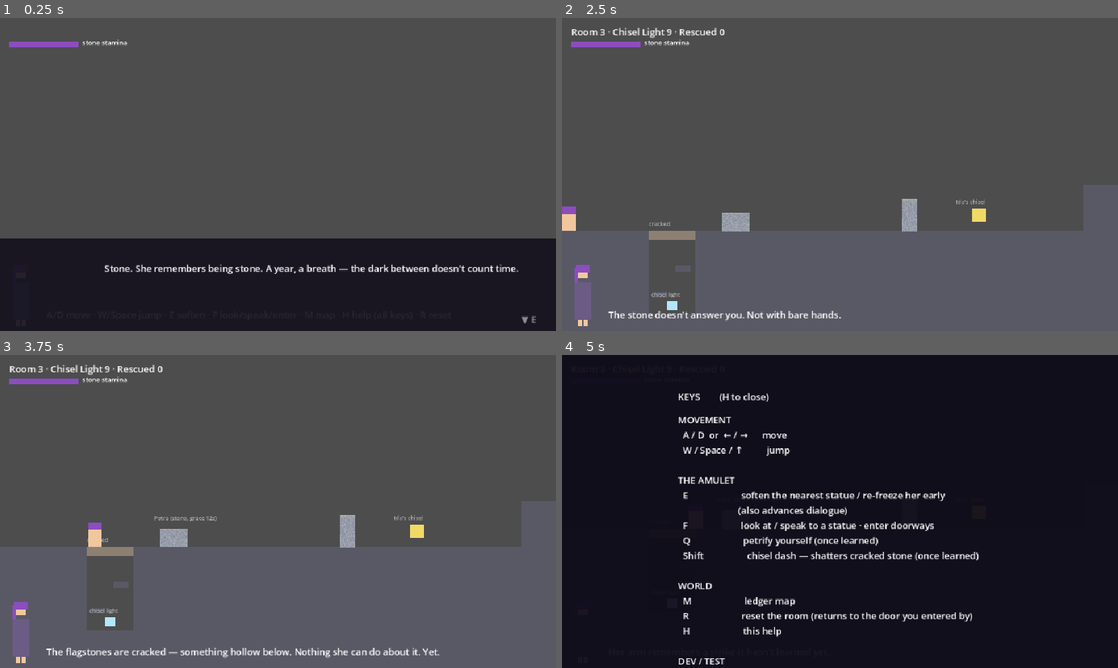
Above: before the commit, frames 1-4 (two rows, left to right).
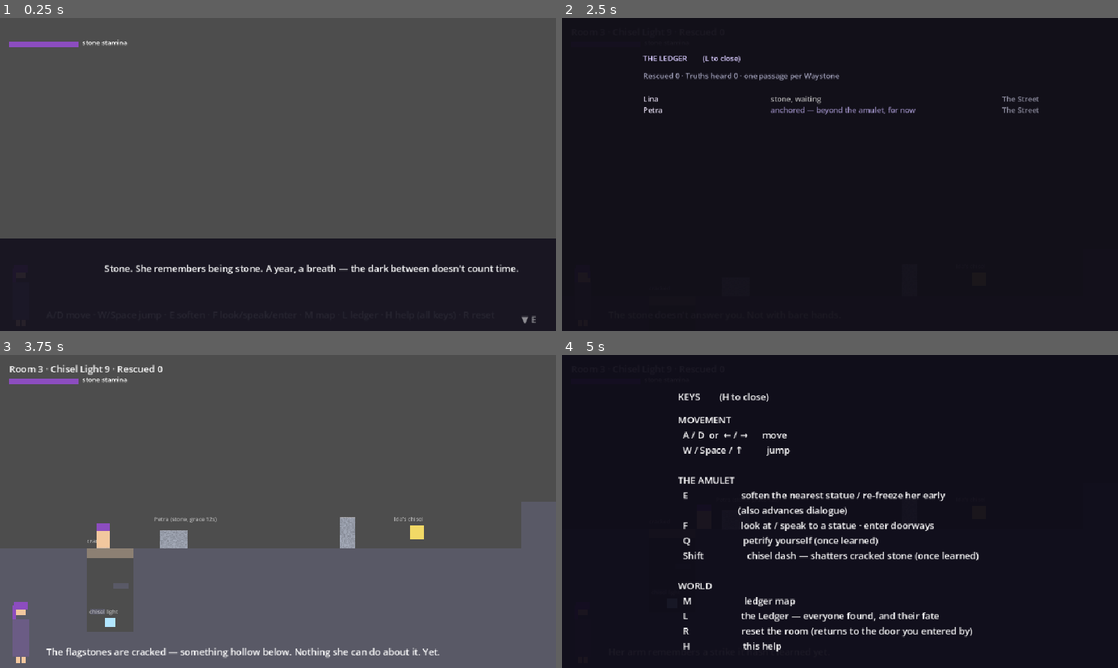
Above: after the commit, the same moments.

Repository: News664/Petr-Platformer
Game: Godot game, scene res://main.tscn
The game is run twice, just before and just after one commit, with the same random seed, the same clock (stepped at 60 frames per second) and the same inputs.
Inputs:
- Up to frame 1 (0.25 s): no input
- Up to frame 2 (2.5 s): tap Enter at 0.5 s; hold D (move_right) 0.53-2.03 s; tap Shift (dash) at 0.6 s; tap W (jump) at 0.77, 1.07, 1.52, 1.82 s; tap Q (petrify) at 0.8, 1.35 s; tap E (soften) at 1.55 s; hold A (move_left) from 2.03 s (still down); hold E (soften) from 2.03 s (still down); tap L (ledger, bound only after the commit) at 2.3 s
- Up to frame 3 (3.75 s): release A (move_left) at 2.78 s; release E (soften) at 2.78 s; hold D (move_right) from 2.78 s (still down); tap L (ledger, bound only after the commit) at 2.85 s; tap W (jump) at 3.02, 3.05, 3.32 s; hold W (jump) from 3.53 s (still down)
- Up to frame 4 (5 s): tap Shift (dash) at 3.8, 4.35 s; tap H (help) at 4.15 s; release D (move_right) at 4.28 s; release W (jump) at 4.28 s; hold A (move_left) from 4.28 s (still down); tap W (jump) at 4.52, 4.82 s; tap Q (petrify) at 4.55 s; tap M (map) at 4.9 s

The runs differ from the first frame. In frame 2, 100% of the frame differs, in the area x 0-100%, y 0-100%; in frame 3, 1.0%; in frame 4, 1.4%.

Commit message:
Sunken Baths slice, silt siren, Soften II, the Ledger, playtest checklist
Open the Baths behind a dashable grate in the Square's drowned stair:
Drowned Vestibule (anchored Nerissa, the singing heard first), the
Long Soak (one Waystone, two kneelers — rescue Witness #2 Ottilie or
Casta, the other opens the sunken sluice-plate; siren intro), the
Cisterns (Brigid crosses the basin floor to a drowned Waystone while
the player hops planks; drop the loose block on the mid-basin siren
first), and the Deep Sanctuary granting Soften II — soften window and
Grace are now tier-driven (8s/12 -> 25s/40) via globals helpers.

siren.gd: the song lures only softened NPCs (stone is deaf); killed by
a Chisel Dash or a heavy falling stone. NPC follow supports a lure
target with a one-time bark.

Add the Ledger overlay (L): every discovered person with status (safe /
anchored / waiting / 'I promised.' once met), witness stars, location,
and Rescued/Truths counters; rows gated by visited rooms. Map gains the
Baths row; help/README updated. docs/PLAYTEST_CHECKLIST.md consolidates
all untested features from rounds 8-10.

Co-Authored-By: Claude Fable 5 <noreply@anthropic.com>
Claude-Session: https://claude.ai/code/session_011V3pnfjeuUBpne29pX5SGL

Diff:
--- a/game/scripts/dialogue.gd
+++ b/game/scripts/dialogue.gd
@@ -22,6 +22,10 @@
 			"hair": Color(0.9, 0.9, 0.92), "dress": Color(0.25, 0.25, 0.45)},
 	"sableth": {"name": "Sableth", "skin": Color(0.85, 0.68, 0.55),
 			"hair": Color(0.5, 0.5, 0.52), "dress": Color(0.5, 0.32, 0.25)},
+	"nerissa": {"name": "Nerissa", "skin": Color(0.87, 0.7, 0.58),
+			"hair": Color(0.15, 0.2, 0.22), "dress": Color(0.28, 0.42, 0.45)},
+	"ottilie": {"name": "Ottilie", "skin": Color(0.9, 0.74, 0.62),
+			"hair": Color(0.68, 0.55, 0.35), "dress": Color(0.35, 0.55, 0.55)},
 	"narrator": {},
 }
 
--- a/game/scripts/globals.gd
+++ b/game/scripts/globals.gd
@@ -17,6 +17,16 @@
 
 func say(text: String) -> void:
 	message.emit(text)
+
+
+func soften_window() -> float:
+	# seconds per single soften at the current tier
+	return 25.0 if seen.get("soften2", false) else 8.0
+
+
+func grace_max() -> float:
+	# total soften seconds per person at the current tier
+	return 40.0 if seen.get("soften2", false) else 12.0
 
 
 func save_state(current_room: int) -> void:
--- a/game/scripts/help.gd
+++ b/game/scripts/help.gd
@@ -15,6 +15,7 @@
 
 WORLD
   M                      ledger map
+  L                      the Ledger — everyone found, and their fate
   R                      reset the room (returns to the door you entered by)
   H                      this help
 
--- /dev/null
+++ b/game/scripts/ledger.gd
@@ -0,0 +1,105 @@
+class_name LedgerOverlay
+extends CanvasLayer
+# The Rescue Ledger (L): every petrified person Amethyst has found, where
+# she left them, and what became of them. Quest log, 100% tracker, and
+# the emotional core in one screen. Rows appear once their room is visited.
+
+const PEOPLE := [
+	{"name": "Lina", "where": "The Street", "room": 3, "kind": ""},
+	{"name": "Petra", "where": "The Street", "room": 3, "kind": "anchored"},
+	{"name": "Marla", "where": "The Well Yard", "room": 4, "kind": ""},
+	{"name": "Sena", "where": "The Well Yard", "room": 4, "kind": ""},
+	{"name": "Odile", "where": "The Sanctuary Steps", "room": 5, "kind": ""},
+	{"name": "Sister Aldith", "where": "The Sanctuary Steps", "room": 5, "kind": "anchored"},
+	{"name": "a dancer", "where": "The Square", "room": 6, "kind": "anchored"},
+	{"name": "two sisters", "where": "The Square", "room": 6, "kind": "anchored"},
+	{"name": "the mercer", "where": "The Square", "room": 6, "kind": "anchored"},
+	{"name": "Brona", "where": "Gate Terraces", "room": 9, "kind": ""},
+	{"name": "the surveyor", "where": "Gate Terraces", "room": 9, "kind": "anchored"},
+	{"name": "Hetta", "where": "The Crane Yard", "room": 10, "kind": ""},
+	{"name": "Vess", "where": "The Cut", "room": 11, "kind": ""},
+	{"name": "the digger twins", "where": "The Cut", "room": 11, "kind": "anchored"},
+	{"name": "Rutta", "where": "The Haul Road", "room": 17, "kind": ""},
+	{"name": "Sableth", "where": "Colossus Shelf", "room": 21, "kind": "witness"},
+	{"name": "Nerissa", "where": "Drowned Vestibule", "room": 23, "kind": "anchored"},
+	{"name": "Ottilie", "where": "The Long Soak", "room": 24, "kind": "witness"},
+	{"name": "Casta", "where": "The Long Soak", "room": 24, "kind": ""},
+	{"name": "Brigid", "where": "The Cisterns", "room": 25, "kind": ""},
+	{"name": "Maud", "where": "Deep Sanctuary", "room": 26, "kind": ""},
+]
+
+var open := false
+
+var _rows: Control = null
+
+
+func _ready() -> void:
+	layer = 9
+	process_mode = Node.PROCESS_MODE_ALWAYS
+	visible = false
+	var bg := ColorRect.new()
+	bg.color = Color(0.06, 0.05, 0.09, 0.95)
+	bg.size = Vector2(960, 540)
+	add_child(bg)
+	_rows = Control.new()
+	add_child(_rows)
+
+
+func toggle() -> void:
+	if open:
+		open = false
+		visible = false
+		get_tree().paused = false
+		return
+	open = true
+	_redraw()
+	visible = true
+	get_tree().paused = true
+
+
+func _unhandled_input(event: InputEvent) -> void:
+	if open and event.is_action_pressed("ledger"):
+		get_viewport().set_input_as_handled()
+		toggle()
+
+
+func _status_of(person: Dictionary) -> Array:
+	# returns [text, color]
+	if G.seen.get("resc_" + str(person.name), false):
+		if person.kind == "witness":
+			return ["safe in the Village · her truth is told", Color(0.75, 0.95, 0.75)]
+		return ["safe in the Village", Color(0.75, 0.95, 0.75)]
+	if person.kind == "anchored":
+		return ["anchored — beyond the amulet, for now", Color(0.6, 0.55, 0.75)]
+	if G.seen.get("met_" + str(person.name), false):
+		return ["stone, waiting. I promised.", Color(0.9, 0.85, 0.7)]
+	return ["stone, waiting", Color(0.7, 0.7, 0.7)]
+
+
+func _redraw() -> void:
+	for child in _rows.get_children():
+		child.queue_free()
+	_line(Vector2(140, 60), "THE LEDGER        (L to close)", Color(0.85, 0.8, 1.0))
+	_line(Vector2(140, 90), "Rescued %d · Truths heard %d · one passage per Waystone"
+			% [G.rescued, G.truths], Color(0.65, 0.65, 0.75))
+	var y := 130.0
+	for person in PEOPLE:
+		if not G.visited.get(int(person.room), false):
+			continue
+		var status: Array = _status_of(person)
+		var name_text: String = str(person.name)
+		if person.kind == "witness":
+			name_text += " ✶"
+		_line(Vector2(140, y), name_text, Color(0.95, 0.92, 1.0))
+		_line(Vector2(360, y), str(status[0]), status[1])
+		_line(Vector2(760, y), str(person.where), Color(0.55, 0.55, 0.62))
+		y += 19.0
+
+
+func _line(pos: Vector2, text: String, color: Color) -> void:
+	var label := Label.new()
+	label.text = text
+	label.position = pos
+	label.modulate = color
+	label.scale = Vector2(0.8, 0.8)
+	_rows.add_child(label)
--- a/game/scripts/level.gd
+++ b/game/scripts/level.gd
@@ -13,6 +13,7 @@
 var _plate_door: StaticBody2D = null
 var _door_closed_pos := Vector2.ZERO
 var _door_open := false
+var _grate: Area2D = null  # the Square's baths grate, dashed open
 
 
 func _init(room_index: int, entry_id := "default") -> void:
@@ -65,6 +66,14 @@
 			_build_colossus_shelf()
 		22:
 			_build_quarry_sanctuary()
+		23:
+			_build_drowned_vestibule()
+		24:
+			_build_long_soak()
+		25:
+			_build_cisterns()
+		26:
+			_build_deep_sanctuary()
 		_:
 			_build_sample_palace()
 
@@ -220,6 +229,14 @@
 
 
 func _physics_process(_delta: float) -> void:
+	if _grate != null and is_instance_valid(_grate) and player != null \
+			and player.is_dashing() and _grate.overlaps_body(player):
+		_grate = null
+		G.seen["baths_open"] = true
+		G.say("The grate shatters — the black water roars away down the stair. "
+				+ "The Sunken Baths lie open.")
+		_goto_room(6, "gate")
+		return
 	if _plate_door == null:
 		return
 	var pressed := false
@@ -537,9 +554,18 @@
 	# Tower, east the sealed Quarry gate, and the flooded Baths stair.
 	Util.block(self, Rect2(0, 480, 900, 240))       # plaza, west of the stair
 	Util.block(self, Rect2(980, 480, 300, 240))     # plaza, east of the stair
-	# the drowned stair: shallow enough to stand up and climb back out
+	# the drowned stair: shallow enough to stand up and climb back out.
+	# Once the grate below is dashed open, the water drains and the stair
+	# descends into the Sunken Baths.
 	Util.block(self, Rect2(900, 516, 80, 204))
-	_make_water(Rect2(900, 496, 80, 20))
+	if G.seen.get("baths_open", false):
+		_make_door(Rect2(920, 456, 40, 60), "baths ↓", 23, "top")
+	elif G.seen.get("chisel_dash", false):
+		_grate = Util.area(self, Rect2(900, 476, 80, 40), Color(0.3, 0.4, 0.45, 0.6))
+		Util.label(_grate, Vector2(-40, -40), "cracked grate")
+		_make_water(Rect2(900, 496, 80, 20))
+	else:
+		_make_water(Rect2(900, 496, 80, 20))
 	Util.block(self, Rect2(0, 320, 160, 16))        # raised entry from the Steps
 	Util.block(self, Rect2(160, 380, 60, 12))
 	Util.block(self, Rect2(230, 424, 60, 12))       # high enough to walk under
@@ -590,7 +616,8 @@
 			G.say("The stair to the Sunken Baths drowns in black water. Not yet.")
 	)
 	_spawn_player({"default": Vector2(300, 460), "ledge": Vector2(80, 300),
-			"tower": Vector2(120, 460), "gate": Vector2(1180, 460)})
+			"tower": Vector2(120, 460), "gate": Vector2(1180, 460),
+			"stair": Vector2(850, 460)})
 	player.petrify_enabled = false
 	player.push_enabled = G.seen.get("masons_grip", false)
 	player.dash_enabled = G.seen.get("chisel_dash", false)
@@ -1070,6 +1097,196 @@
 	player.dash_enabled = G.seen.get("chisel_dash", false)
 
 
+# ------------------------------------------ room 23: drowned vestibule
+func _build_drowned_vestibule() -> void:
+	G.say("— The Sunken Baths: Drowned Vestibule —")
+	Util.block(self, Rect2(0, 300, 220, 16))        # entry ledge from the stair
+	Util.block(self, Rect2(260, 420, 40, 12))       # steps back up
+	Util.block(self, Rect2(180, 364, 40, 12))
+	Util.block(self, Rect2(0, 480, 1280, 240))      # hall floor
+	Util.block(self, Rect2(400, 560, 300, 160))     # pool basin
+	_make_water(Rect2(400, 500, 300, 60))
+	Util.block(self, Rect2(400, 520, 24, 40))       # in-pool escape shelves
+	Util.block(self, Rect2(676, 520, 24, 40))
+	_make_chisel_mote(Vector2(550, 532))            # drowned light
+	for x in [340, 760, 1060]:
+		var mosaic := Util.make_sprite(Vector2(120, 8), Color(0.3, 0.5, 0.5))
+		mosaic.position = Vector2(x, 477)
+		add_child(mosaic)
+	var nerissa := _make_npc(Vector2(900, 464), "kneeler", "Nerissa")
+	nerissa.anchored = true
+	nerissa.char_id = "nerissa"
+	nerissa.stone_lines = [
+		"Nerissa the doorkeeper, kneeling at her post with the bath-keys fanned "
+				+ "out like a hand of cards. Anchored.",
+		"Amethyst: \"Still on duty. Of course you are.\"",
+	]
+	_make_door(Rect2(0, 220, 24, 80), "square ↑", 6, "stair")
+	_make_door(Rect2(1256, 400, 24, 80), "the long soak →", 24, "west")
+	_spawn_player({"default": Vector2(60, 280), "top": Vector2(60, 280),
+			"east": Vector2(1180, 460)})
+	player.petrify_enabled = false
+	player.push_enabled = G.seen.get("masons_grip", false)
+	player.dash_enabled = G.seen.get("chisel_dash", false)
+	_skit_once("b_enter", [
+		{"who": "narrator", "text": "The Sunken Baths. Verdigris and black water, "
+				+ "candles drowned in their sconces. Somewhere below, faint and "
+				+ "wet, something is singing."},
+		{"who": "ame", "text": "The softened follow my light. Whatever that is — "
+				+ "they'd follow it too. Careful, now."},
+	])
+
+
+# ---------------------------------------------- room 24: the long soak
+func _build_long_soak() -> void:
+	G.say("— The Sunken Baths: The Long Soak —")
+	# the valve choice: one Waystone, two kneelers — rescue one, the other
+	# opens the sluice. The siren's song only takes the *softened*.
+	Util.block(self, Rect2(0, 480, 300, 240))       # west ground
+	Util.block(self, Rect2(300, 600, 600, 120))     # pool basin
+	_make_water(Rect2(300, 500, 600, 100))
+	Util.block(self, Rect2(300, 520, 24, 40))       # west in-pool shelf
+	Util.block(self, Rect2(852, 496, 24, 24))       # east shelf at the waterline
+	Util.block(self, Rect2(900, 480, 380, 240))     # east ground
+	_make_plate_and_door(Vector2(350, 600), Vector2(1000, 480))
+	_make_waystone(Vector2(150, 480))
+	var ottilie := _make_npc(Vector2(220, 464), "kneeler", "Ottilie")
+	if ottilie:
+		ottilie.char_id = "ottilie"
+		ottilie.stone_lines = [
+			"Ottilie the bath-mistress, kneeling to test water that will never "
+					+ "warm again.",
+			"Amethyst: \"She ran this whole house. She'd know what happened here.\"",
+		]
+		ottilie.soft_lines = ["Ottilie murmurs: \"...the water knew... it knew first...\""]
+		ottilie.was_rescued.connect(func(_npc: StatueNPC) -> void:
+			G.truths += 1
+			_skit_once("witness_ottilie", [
+				{"who": "ottilie", "text": "Truth? The water knew first. The fish "
+						+ "turned to pebbles a full day before the wave."},
+				{"who": "ottilie", "text": "We sent word to the Sanctuary. The "
+						+ "Sanctuary sent back one line: *pray, and do not look "
+						+ "at the water.*"},
+				{"who": "narrator", "text": "Witness testimony recorded (2 of 6)."},
+			])
+		)
+	var casta := _make_npc(Vector2(270, 464), "kneeler", "Casta")
+	if casta:
+		casta.stone_lines = [
+			"Casta the towel-girl, kneeling at the pool lip, forever about to dive.",
+			"Amethyst: \"The sluice-plate is right under her. The stone won't "
+					+ "hear the song — only the softened do.\"",
+		]
+	var siren := Siren.new()
+	siren.position = Vector2(700, 470)
+	add_child(siren)
+	_make_door(Rect2(0, 400, 24, 80), "", 23, "east")
+	_make_door(Rect2(1256, 400, 24, 80), "cisterns →", 25, "west")
+	_spawn_player({"default": Vector2(60, 460), "west": Vector2(60, 460),
+			"east": Vector2(1180, 460)})
+	player.petrify_enabled = false
+	player.push_enabled = G.seen.get("masons_grip", false)
+	player.dash_enabled = G.seen.get("chisel_dash", false)
+
+
+# ------------------------------------------------ room 25: the cisterns
+func _build_cisterns() -> void:
+	G.say("— The Sunken Baths: The Cisterns —")
+	# the drowned Waystone: Brigid must cross the basin floor while Amethyst
+	# hops the maintenance planks above — and the siren mid-basin will steal
+	# her unless a stone is dropped on the song first
+	Util.block(self, Rect2(0, 480, 200, 240))       # west ground
+	Util.block(self, Rect2(200, 620, 800, 100))     # basin floor
+	_make_water(Rect2(200, 496, 800, 124))
+	Util.block(self, Rect2(200, 496, 24, 40))       # in-basin escape shelves
+	Util.block(self, Rect2(976, 496, 24, 40))
+	Util.block(self, Rect2(1000, 480, 280, 240))    # east ground
+	Util.block(self, Rect2(260, 420, 60, 14))       # maintenance planks
+	Util.block(self, Rect2(420, 380, 60, 14))
+	Util.block(self, Rect2(580, 340, 60, 14))
+	Util.block(self, Rect2(740, 380, 60, 14))
+	Util.block(self, Rect2(900, 440, 60, 14))
+	Util.crate(self, Vector2(600, 326), Vector2(40, 40), 14.0, Color(0.55, 0.5, 0.42))
+	Util.label(self, Vector2(560, 292), "loose block")
+	var siren := Siren.new()
+	siren.position = Vector2(640, 560)
+	add_child(siren)
+	var brigid := _make_npc(Vector2(120, 452), "runner", "Brigid")
+	if brigid:
+		brigid.stone_lines = [
+			"Brigid the water-carrier, frozen mid-stride with yokes for two pails "
+					+ "that rolled away weeks ago.",
+			"Amethyst: \"The old Waystone at the basin's bottom still glows. "
+					+ "She could walk the floor to it — if nothing sings her aside.\"",
+		]
+		brigid.soft_lines = ["Brigid murmurs: \"...heavy... why is the water heavy...\""]
+	_make_waystone(Vector2(940, 600))
+	_make_door(Rect2(0, 400, 24, 80), "", 24, "east")
+	_make_door(Rect2(1256, 400, 24, 80), "deep sanctuary →", 26, "west")
+	_spawn_player({"default": Vector2(60, 460), "west": Vector2(60, 460),
+			"east": Vector2(1180, 460)})
+	player.petrify_enabled = false
+	player.push_enabled = G.seen.get("masons_grip", false)
+	player.dash_enabled = G.seen.get("chisel_dash", false)
+
+
+# ---------------------------------------- room 26: sanctuary of the deep
+func _build_deep_sanctuary() -> void:
+	G.say("— The Sanctuary of the Deep —")
+	Util.block(self, Rect2(0, 480, 1280, 240))
+	for x in [260, 460, 860, 1060]:
+		var col := Util.make_sprite(Vector2(30, 240), Color(0.32, 0.45, 0.45))
+		col.position = Vector2(x, 360)
+		add_child(col)
+	var lit: bool = G.seen.get("soften2", false)
+	for x in [540, 780]:
+		var brazier := Util.make_sprite(Vector2(20, 30),
+				Color(0.5, 0.95, 0.85) if lit else Color(0.3, 0.28, 0.34))
+		brazier.position = Vector2(x, 425)
+		add_child(brazier)
+	Util.block(self, Rect2(620, 440, 80, 40), Color(0.45, 0.6, 0.6))  # the altar
+	var altar := Util.area(self, Rect2(600, 400, 120, 40), Color(0, 0, 0, 0))
+	altar.body_entered.connect(func(body: Node) -> void:
+		if body is Player and not G.seen.get("soften2", false):
+			G.seen["soften2"] = true
+			G.save_state(room)
+			_skit_once("b_soften2", [
+				{"who": "narrator", "text": "A drowned mini-sanctuary, older than the "
+						+ "baths above it. The altar takes the amulet's measure — "
+						+ "and gives back more than it took."},
+				{"who": "narrator", "text": "SOFTEN II — half a minute of almost-back. "
+						+ "The window grows to 25 seconds; each person's grace "
+						+ "deepens to 40."},
+				{"who": "ame", "text": "Half a minute. Long enough to walk beside "
+						+ "someone. Long enough to almost forget what happens at "
+						+ "the end of it."},
+			])
+	)
+	var maud := _make_npc(Vector2(900, 452), "runner", "Maud")
+	if maud:
+		maud.stone_lines = [
+			"Maud the stoker, running with an armful of kindling for boilers "
+					+ "that went cold mid-breath.",
+			"Amethyst: \"A long walk to the Waystone. With half a minute — easy.\"",
+		]
+		maud.soft_lines = ["Maud murmurs: \"...the fires... who's minding the fires...\""]
+	_make_waystone(Vector2(1100, 480))
+	# the boiler gate: Mother Lye beyond (boss, next slice)
+	Util.block(self, Rect2(1240, 360, 40, 120), Color(0.3, 0.35, 0.35))
+	var gate := Util.area(self, Rect2(1216, 400, 24, 80), Color(0, 0, 0, 0))
+	gate.body_entered.connect(func(body: Node) -> void:
+		if body is Player and not G.seen.get("b_gate", false):
+			G.seen["b_gate"] = true
+			G.say("The boiler gate. Beyond it, Mother Lye's choir hums through "
+					+ "the wall. (Boss — next slice.)")
+	)
+	_make_door(Rect2(0, 400, 24, 80), "", 25, "east")
+	_spawn_player({"default": Vector2(60, 460), "west": Vector2(60, 460)})
+	player.petrify_enabled = false
+	player.push_enabled = G.seen.get("masons_grip", false)
+	player.dash_enabled = G.seen.get("chisel_dash", false)
+
+
 # ----------------------------------- room 12: sample — sunken baths idea
 func _build_sample_baths() -> void:
 	G.say("— Sample: Sunken Baths (statue as sunken valve) —")
--- a/game/scripts/main.gd
+++ b/game/scripts/main.gd
@@ -1,7 +1,7 @@
 extends Node2D
 # Bootstraps input, HUD, camera, and room switching.
 
-const MAX_ROOM := 22
+const MAX_ROOM := 26
 
 var current_room := 1
 var current_entry := "default"
@@ -9,6 +9,7 @@
 var camera: Camera2D = null
 var map: MapOverlay = null
 var help: HelpOverlay = null
+var ledger: LedgerOverlay = null
 
 var _msg_label: Label = null
 var _stats_label: Label = null
@@ -36,11 +37,13 @@
 	add_child(map)
 	help = HelpOverlay.new()
 	add_child(help)
+	ledger = LedgerOverlay.new()
+	add_child(ledger)
 	G.message.connect(_on_message)
 	var saved_room := G.load_state()
 	load_room(saved_room if saved_room > 0 else 3)
 	G.say("A/D move · W/Space jump · E soften · F look/speak/enter · "
-			+ "M map · H help (all keys) · R reset")
+			+ "M map · L ledger · H help (all keys) · R reset")
 
 
 func load_room(n: int, entry := "default") -> void:
@@ -77,14 +80,18 @@
 
 func _unhandled_input(event: InputEvent) -> void:
 	if event.is_action_pressed("map"):
-		if not G.dialogue.is_active() and not help.open:
+		if not G.dialogue.is_active() and not help.open and not ledger.open:
 			map.toggle(current_room)
 		return
 	if event.is_action_pressed("help"):
-		if not G.dialogue.is_active() and not map.open:
+		if not G.dialogue.is_active() and not map.open and not ledger.open:
 			help.toggle()
 		return
-	if map.open or help.open:
+	if event.is_action_pressed("ledger"):
+		if not G.dialogue.is_active() and not map.open and not help.open:
+			ledger.toggle()
+		return
+	if map.open or help.open or ledger.open:
 		return
 	if event.is_action_pressed("restart"):
 		# reset returns to the door the player originally entered by
@@ -193,6 +200,7 @@
 	_add_key_action("room_prev", [KEY_BRACKETLEFT])
 	_add_key_action("room_next", [KEY_BRACKETRIGHT])
 	_add_key_action("map", [KEY_M])
+	_add_key_action("ledger", [KEY_L])
 	_add_key_action("help", [KEY_H])
 	_add_key_action("debug_soften", [KEY_F1])
 	_add_key_action("new_game", [KEY_F2])
--- a/game/scripts/map.gd
+++ b/game/scripts/map.gd
@@ -27,12 +27,16 @@
 	20: {"rect": Rect2i(11, 0, 1, 1), "label": "Wisp\nGallery"},
 	21: {"rect": Rect2i(12, 0, 1, 1), "label": "Colossus\nShelf"},
 	22: {"rect": Rect2i(11, 1, 1, 1), "label": "Q Sanct."},
+	23: {"rect": Rect2i(5, 3, 1, 1), "label": "Vestibule"},
+	24: {"rect": Rect2i(6, 3, 1, 1), "label": "Long Soak"},
+	25: {"rect": Rect2i(7, 3, 2, 1), "label": "The Cisterns"},
+	26: {"rect": Rect2i(9, 3, 1, 1), "label": "Deep\nSanct."},
 	1: {"rect": Rect2i(0, 0, 1, 1), "label": "dev 1"},
 	2: {"rect": Rect2i(1, 0, 1, 1), "label": "dev 2"},
 }
 # unexplored neighbors: sealed major areas
 const STUBS := [
-	{"rect": Rect2i(5, 3, 2, 1), "label": "Baths (flooded)"},
+	{"rect": Rect2i(10, 3, 1, 1), "label": "Mother\nLye"},
 ]
 # hidden spaces: barely-there outlines, no label — the map keeps secrets
 const HIDDEN := [
@@ -53,7 +57,7 @@
 	bg.size = Vector2(960, 540)
 	add_child(bg)
 	var title := Label.new()
-	title.text = "LEDGER MAP — Petrified Village & The Quarry        (M to close)"
+	title.text = "MAP — Village · Quarry · Sunken Baths        (M to close)"
 	title.position = Vector2(150, 120)
 	add_child(title)
 	_grid = Control.new()
--- a/game/scripts/npc.gd
+++ b/game/scripts/npc.gd
@@ -10,8 +10,6 @@
 signal was_rescued(npc: StatueNPC)
 signal refrozen(npc: StatueNPC)
 
-const WINDOW := 8.0          # max seconds per single soften at Soften I
-const GRACE_MAX := 12.0      # total soften seconds per person at Soften I
 const CHISEL_COST := 1
 const FOLLOW_STOP := 34.0
 const GRAVITY := 980.0
@@ -21,7 +19,8 @@
 var char_id := ""  # dialogue portrait id; first inspect shows her petrified figure
 var soft := false
 var anchored := false  # curse-bound: cannot be softened at all (yet)
-var grace_left := GRACE_MAX
+var grace_left := 12.0  # set from the Soften tier in _ready
+var lure_target: Node2D = null  # a siren's song overrides the follow
 var walk_speed := 90.0
 var body_size := Vector2(26, 55)
 var stone_lines: Array[String] = []
@@ -37,6 +36,7 @@
 
 
 func _ready() -> void:
+	grace_left = G.grace_max()
 	if kind == "kneeler":
 		body_size = Vector2(48, 32)
 		walk_speed = 60.0
@@ -106,7 +106,7 @@
 		G.say("Not enough Chisel Light (need %d, have %d)." % [CHISEL_COST, G.chisel])
 		return
 	G.chisel -= CHISEL_COST
-	var dur := minf(WINDOW, grace_left)
+	var dur := minf(G.soften_window(), grace_left)
 	if G.debug_soften:
 		dur = 60.0
 	soft = true
@@ -121,6 +121,7 @@
 
 func _refreeze() -> void:
 	soft = false
+	lure_target = null
 	_soften_timer = 0.0
 	_sprite.self_modulate.a = 1.0
 	Util.animate_petrify(_sprite, 0.0, 1.0, 0.3)
@@ -195,7 +196,17 @@
 	else:
 		_sprite.self_modulate.a = 1.0
 
-	var dx := G.player_focus().x - global_position.x
+	# a nearby siren's song overrides the amulet's light
+	var focus := G.player_focus()
+	if lure_target != null:
+		if is_instance_valid(lure_target):
+			focus = lure_target.global_position
+			if not G.seen.get("bark_song", false):
+				G.seen["bark_song"] = true
+				G.say("Her dreaming feet turn toward the song instead of the light.")
+		else:
+			lure_target = null
+	var dx := focus.x - global_position.x
 	var vx := 0.0
 	if absf(dx) > FOLLOW_STOP:
 		vx = signf(dx) * walk_speed
--- /dev/null
+++ b/game/scripts/siren.gd
@@ -0,0 +1,49 @@
+class_name Siren
+extends Node2D
+# Sunken Baths enemy: a silt siren. Her song captures any *softened* NPC
+# in range — the dreaming feet turn toward the song instead of the light.
+# Stone statues (pushed, not softened) don't hear it. She dies to a Chisel
+# Dash, or to a heavy stone dropped on her from above.
+
+const SONG_RANGE := 220.0
+
+var _t := 0.0
+var _body: Sprite2D = null
+var _ring: Sprite2D = null
+
+
+func _ready() -> void:
+	_body = Util.make_sprite(Vector2(18, 28), Color(0.35, 0.6, 0.55))
+	add_child(_body)
+	_ring = Util.make_sprite(Vector2(SONG_RANGE * 2.0, 2), Color(0.5, 0.8, 0.75, 0.18))
+	add_child(_ring)
+	Util.label(self, Vector2(-26, -44), "silt siren")
+
+
+func _physics_process(delta: float) -> void:
+	_t += delta
+	_body.position.y = sin(_t * 2.0) * 3.0
+	_ring.scale.y = 1.0 + sin(_t * 4.0) * 0.6
+	for npc in get_tree().get_nodes_in_group("npc"):
+		var statue := npc as StatueNPC
+		if statue.soft and statue.global_position.distance_to(global_position) < SONG_RANGE:
+			statue.lure_target = self
+		elif statue.lure_target == self:
+			statue.lure_target = null
+	var player := G.player
+	if player != null and is_instance_valid(player) and player.is_dashing() \
+			and player.global_position.distance_to(global_position) < 36.0:
+		G.say("The chisel-strike shatters the song mid-note.")
+		queue_free()
+		return
+	# a heavy stone falling onto her ends the music
+	var space := get_world_2d().direct_space_state
+	var query := PhysicsPointQueryParameters2D.new()
+	query.position = global_position + Vector2(0, -20)
+	for hit in space.intersect_point(query, 4):
+		var collider: Object = hit.collider
+		if collider is RigidBody2D and (collider as RigidBody2D).mass >= 10.0 \
+				and (collider as RigidBody2D).linear_velocity.y > 80.0:
+			G.say("The stone ends the song.")
+			queue_free()
+			return
Not shown, added: docs/AREA_BATHS.md
Not shown, changed: docs/M0_PLAN.md
Not shown, added: docs/PLAYTEST_CHECKLIST.md
